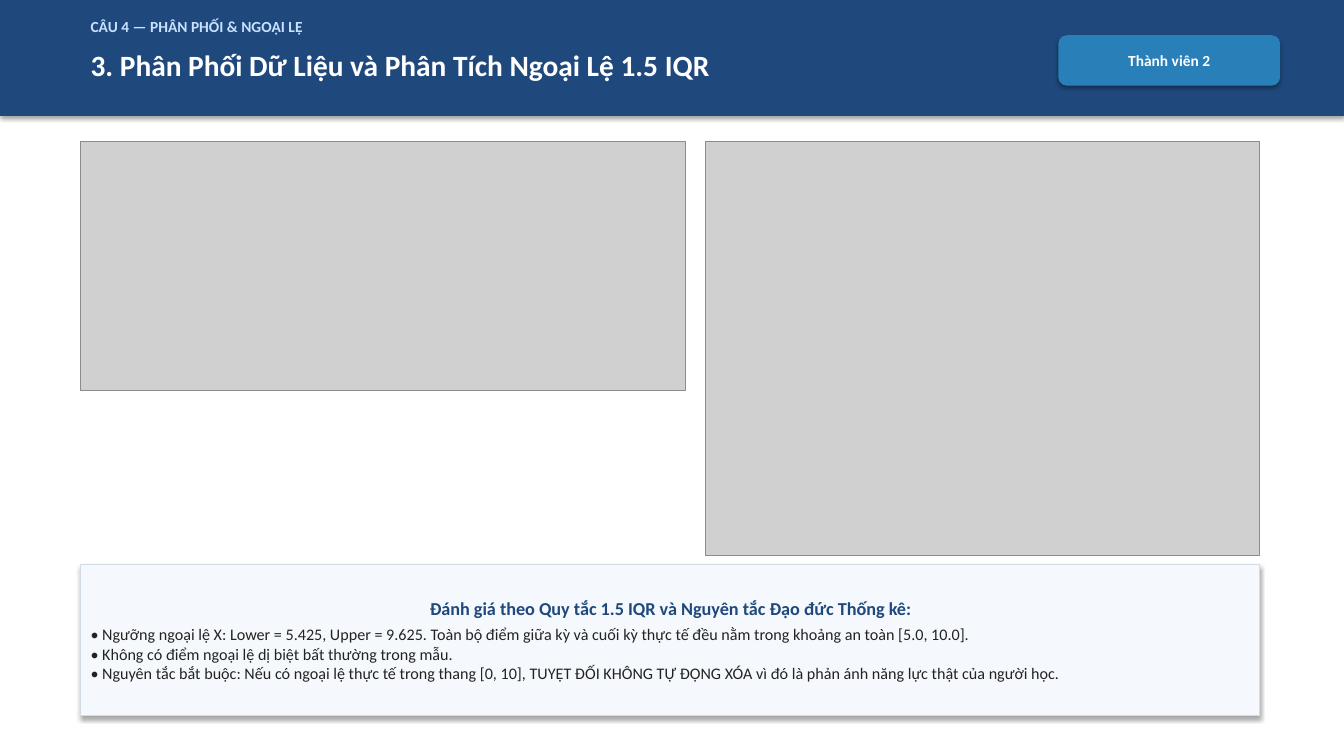
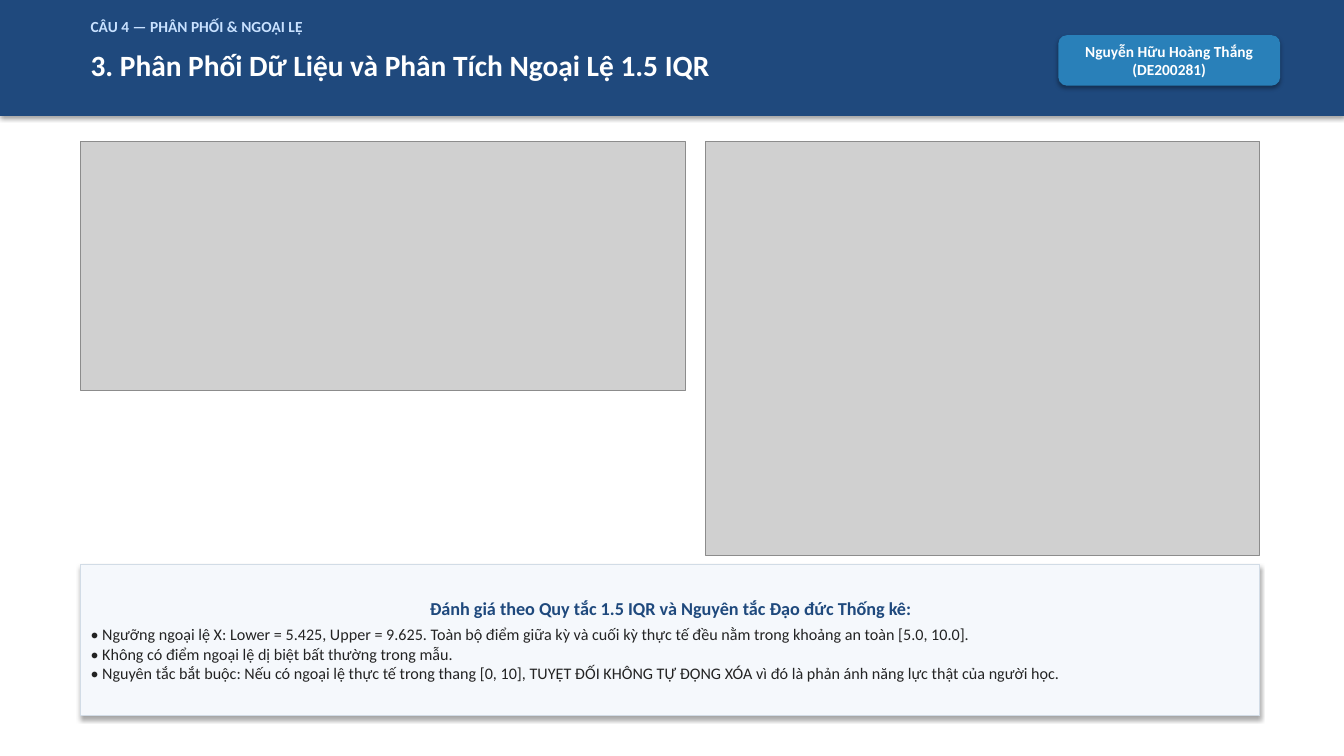
Before and after one commit to hieune321/mas-project-topic1, a slide deck: slide 4 of outputs/reports/Computer_Project_Topic_1_Slides.pptx. Drawn at 1344x756 pixels with LibreOffice and Linux fonts; fonts in the diff are those of the drawing; grey boxes stand for pictures. Boxes give left, top, right and bottom in pixels: in the first picture for what was removed or moved away, otherwise in the second. Text is boxed around its words. In the diff, an @@ line names an element or a change of style, - is before the commit and + after.

```diff
--- a/outputs/reports/Computer_Project_Topic_1_Slides.pptx
+++ b/outputs/reports/Computer_Project_Topic_1_Slides.pptx
@@ text in rounded rectangle at <box>1085,44,1253,77</box>: text changed @@
-Thành viên 2
+Nguyễn Hữu Hoàng Thắng (DE200281)
```
Also in this commit, not shown: 11 other slides changed, 22 other files.
